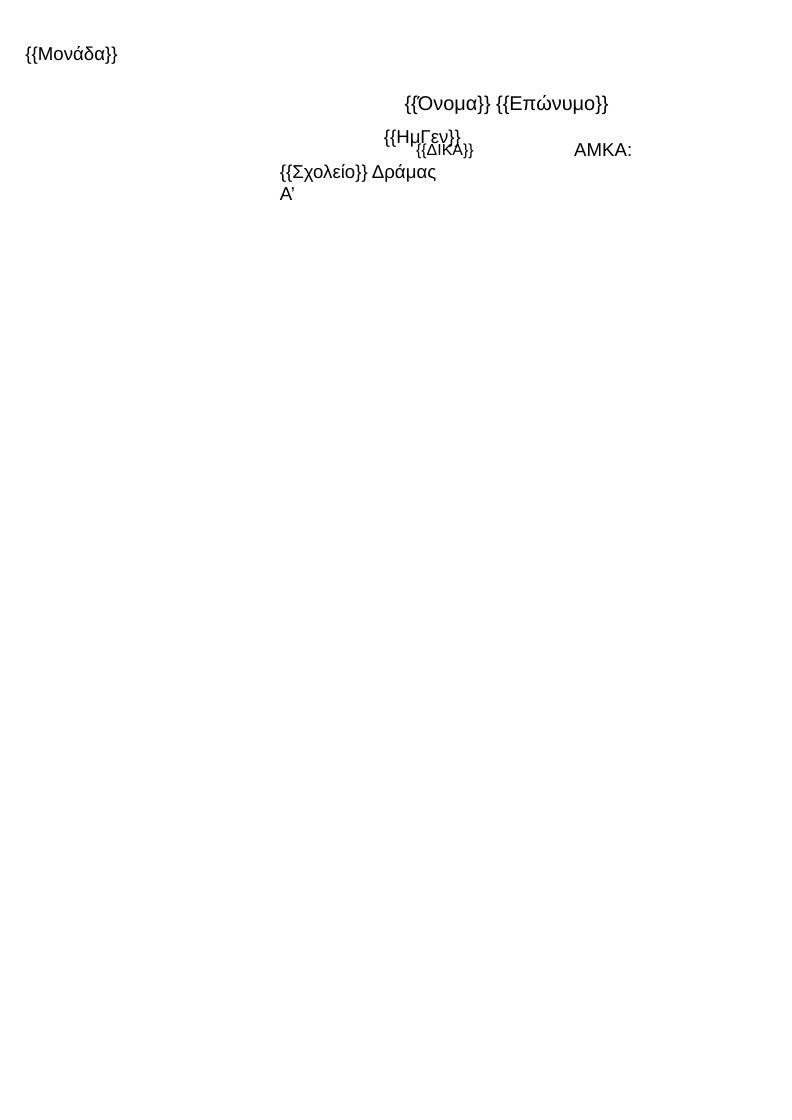
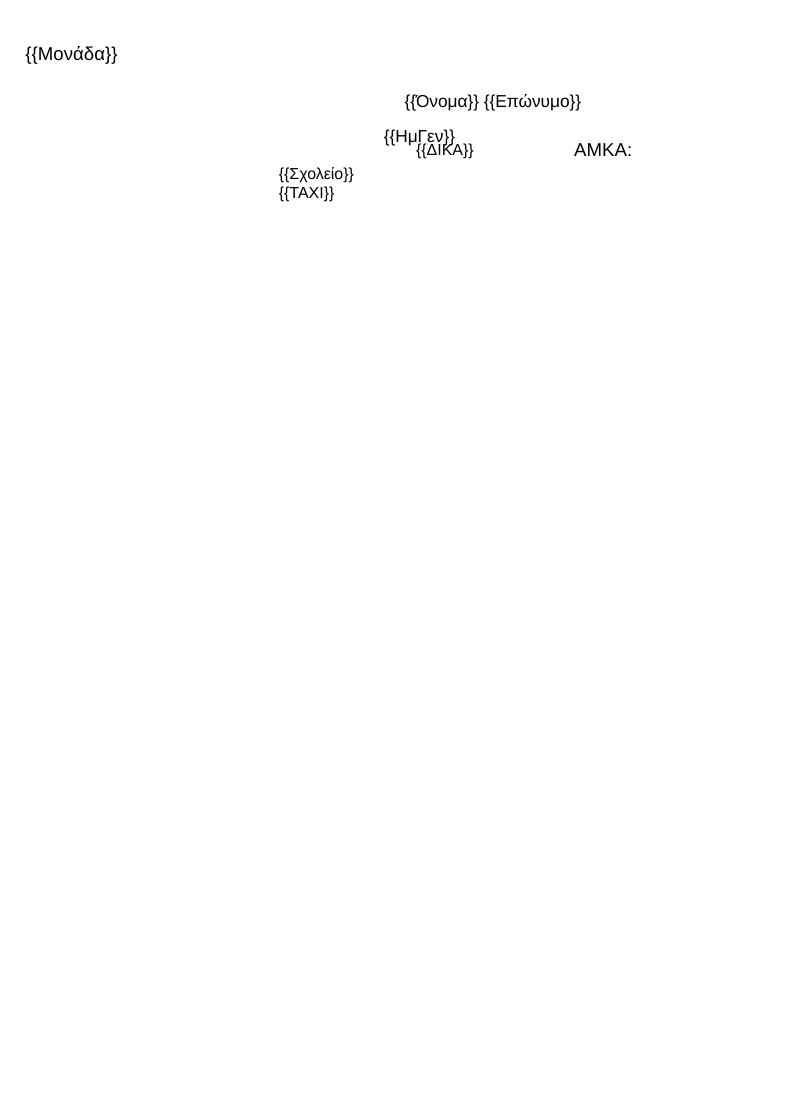
Before and after one commit to diplergasies/mathitologio, a slide deck: slide 1 of resources/templates/ΑΔΥΜ.pptx. Drawn at 792x1120 pixels with LibreOffice and Linux fonts; fonts in the diff are those of the drawing; background and template pictures are left out. Boxes give left, top, right and bottom in pixels: in the first picture for what was removed or moved away, otherwise in the second. Text is boxed around its words. In the diff, an @@ line names an element or a change of style, - is before the commit and + after.

```diff
--- a/resources/templates/ΑΔΥΜ.pptx
+++ b/resources/templates/ΑΔΥΜ.pptx
@@ text "{{Όνομα}} {{Επώνυμο}}" at [405, 94, 581, 111]: size 15 to 13 pt @@
@@ text "{{ΗμΓεν}}" at [384, 129, 455, 145]: size 14 to 13 pt @@
@@ text at [279, 167, 354, 202]: text changed; size 14 to 12 pt @@
-{{Σχολείο}} Δράμας Α’
+{{Σχολείο}} {{TAXI}}
```
Also in this commit, not shown: 11 other files.
